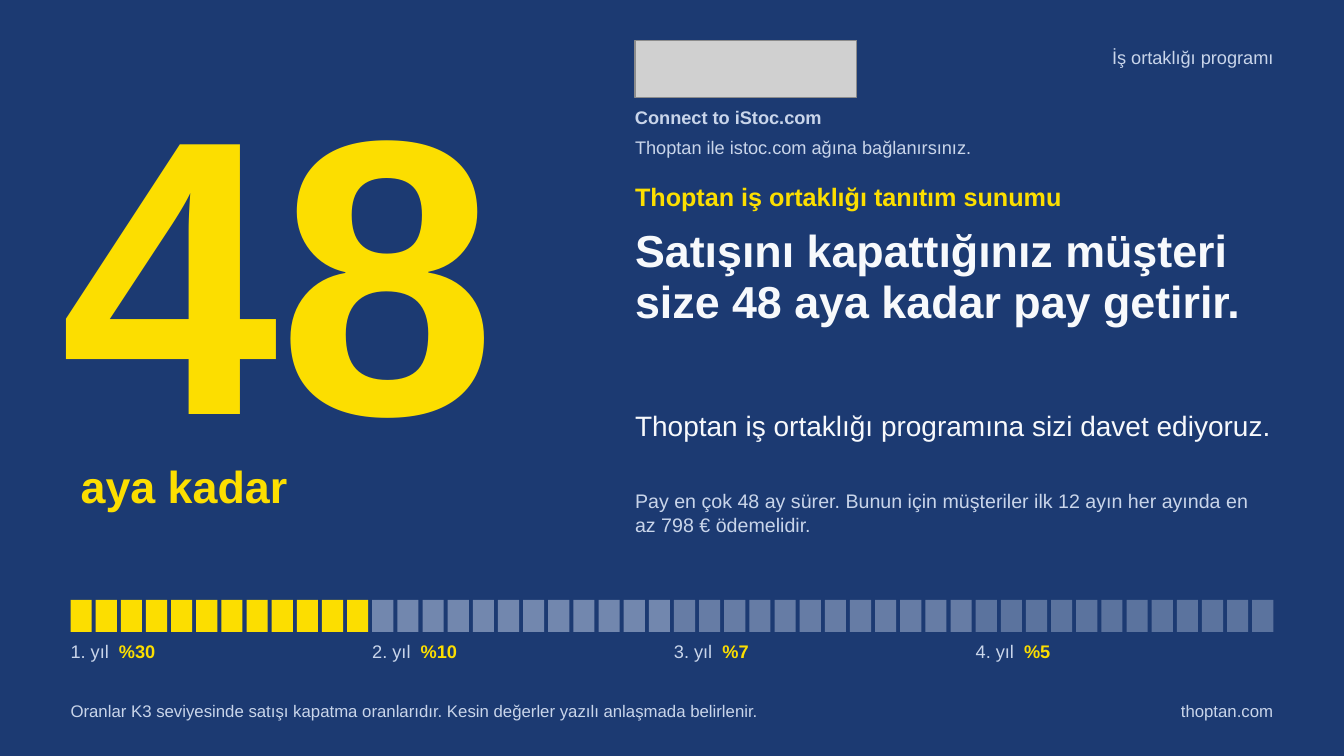
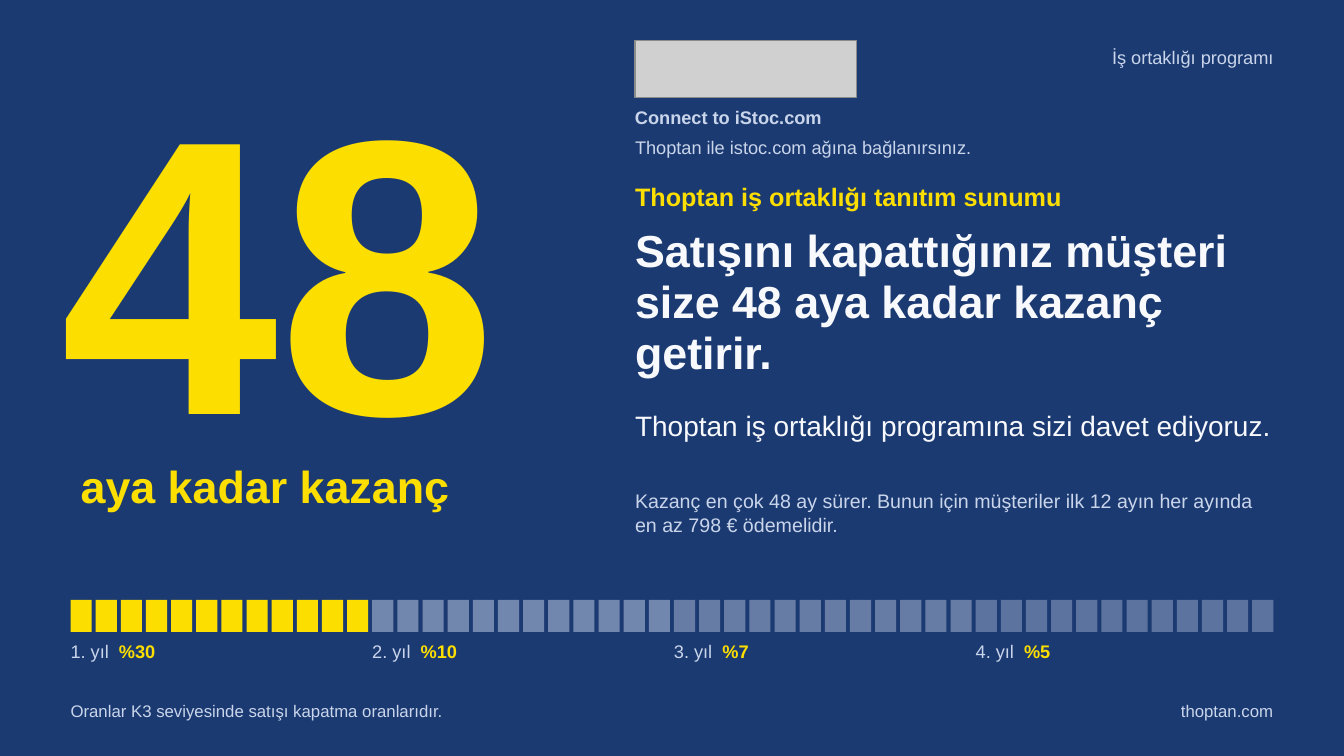
Before and after one commit to karacaismail/19ekim, a slide deck: slide 1 of public/indir/istoc/istoc-is-ortakligi-sunum.pptx. Drawn at 1344x756 pixels with LibreOffice and Linux fonts; fonts in the diff are those of the drawing; grey boxes stand for pictures. Boxes give left, top, right and bottom in pixels: in the first picture for what was removed or moved away, otherwise in the second. Text is boxed around its words. In the diff, an @@ line names an element or a change of style, - is before the commit and + after.

Commit message:
Thoptan belgelerini toplantı kararlarına göre güncelle
- El kitapçığına sarı zeminli ön kapak eklendi. Kitapçık 10 sayfa oldu.
- Kapakta ve başlıklarda "pay" yerine "kazanç" yazıldı.
- Tavsiye ödülü %15 indirim oldu. Yeni müşteri de ilk yılında %15 indirim alır.
- Eski "2 ay ücretsiz" ve "yıllık paket alır" kuralları kalktı.
- Ortaklık yollarının sırası çözüm ortağı, marka elçisi, mevcut müşteri oldu.
- Vergi, stopaj, yazılı anlaşma ve sözleşme cümleleri kalktı.
- Büyüyen müşteri senaryosuna 48 aylık toplam kazanç grafiği eklendi.
- Görsel sunum 10 sayfa, PPTX 11 slayt oldu. Grafik ayrı sayfada durur.
- Kaldırılan cümleler üretici denetimine eklendi. Bu cümleler geri gelemez.
- Tavsiye indirimi ve grafik hesabı için birim testi eklendi.

```diff
--- a/public/indir/istoc/istoc-is-ortakligi-sunum.pptx
+++ b/public/indir/istoc/istoc-is-ortakligi-sunum.pptx
@@ text at [635, 234, 1227, 378]: text changed @@
-Satışını kapattığınız müşteri size 48 aya kadar pay getirir.
+Satışını kapattığınız müşteri size 48 aya kadar kazanç getirir.
@@ text at [81, 470, 449, 512]: text changed @@
-aya kadar
+aya kadar kazanç
@@ text at [635, 494, 1252, 532]: text changed @@
-Pay en çok 48 ay sürer. Bunun için müşteriler ilk 12 ayın her ayında en az 798 € ödemelidir.
+Kazanç en çok 48 ay sürer. Bunun için müşteriler ilk 12 ayın her ayında en az 798 € ödemelidir.
@@ text at [71, 705, 442, 721]: text changed @@
-Oranlar K3 seviyesinde satışı kapatma oranlarıdır. Kesin değerler yazılı anlaşmada belirlenir.
+Oranlar K3 seviyesinde satışı kapatma oranlarıdır.
```
Also in this commit, not shown: 9 other slides changed, 1 slide added, 43 other files.
